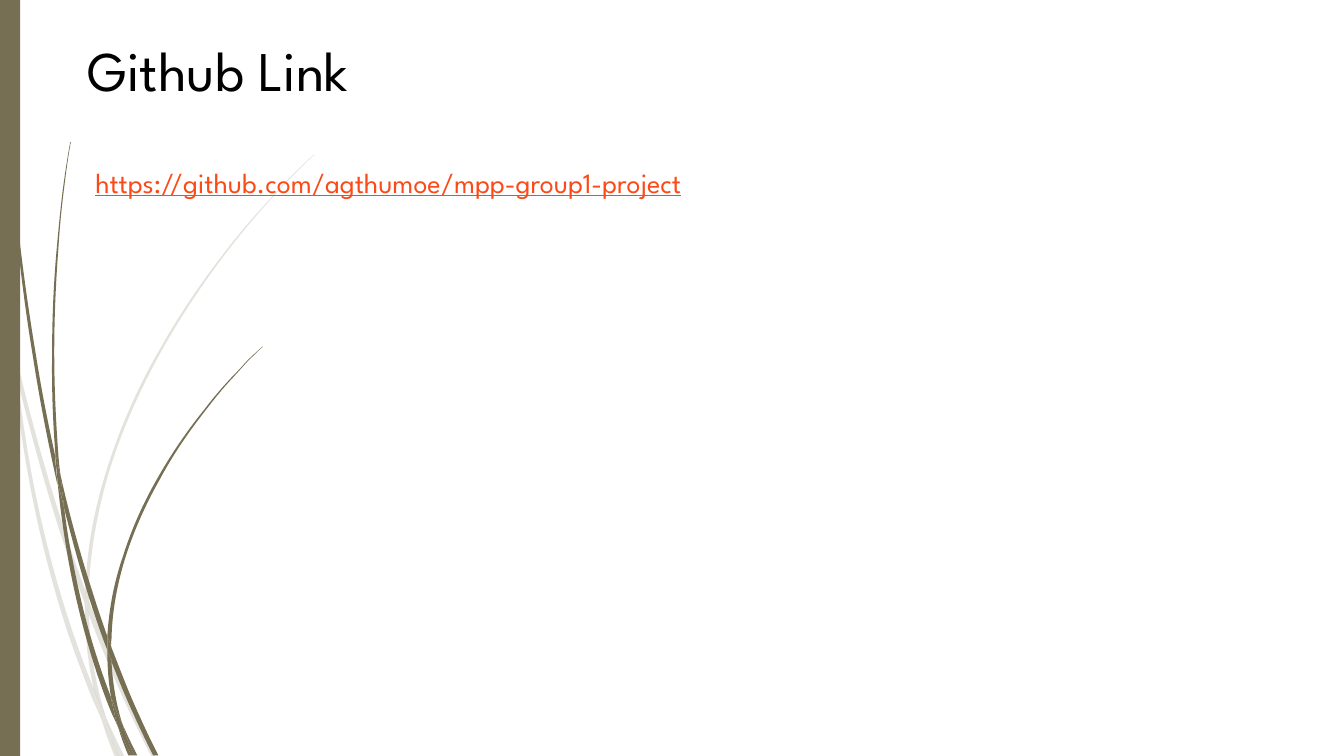
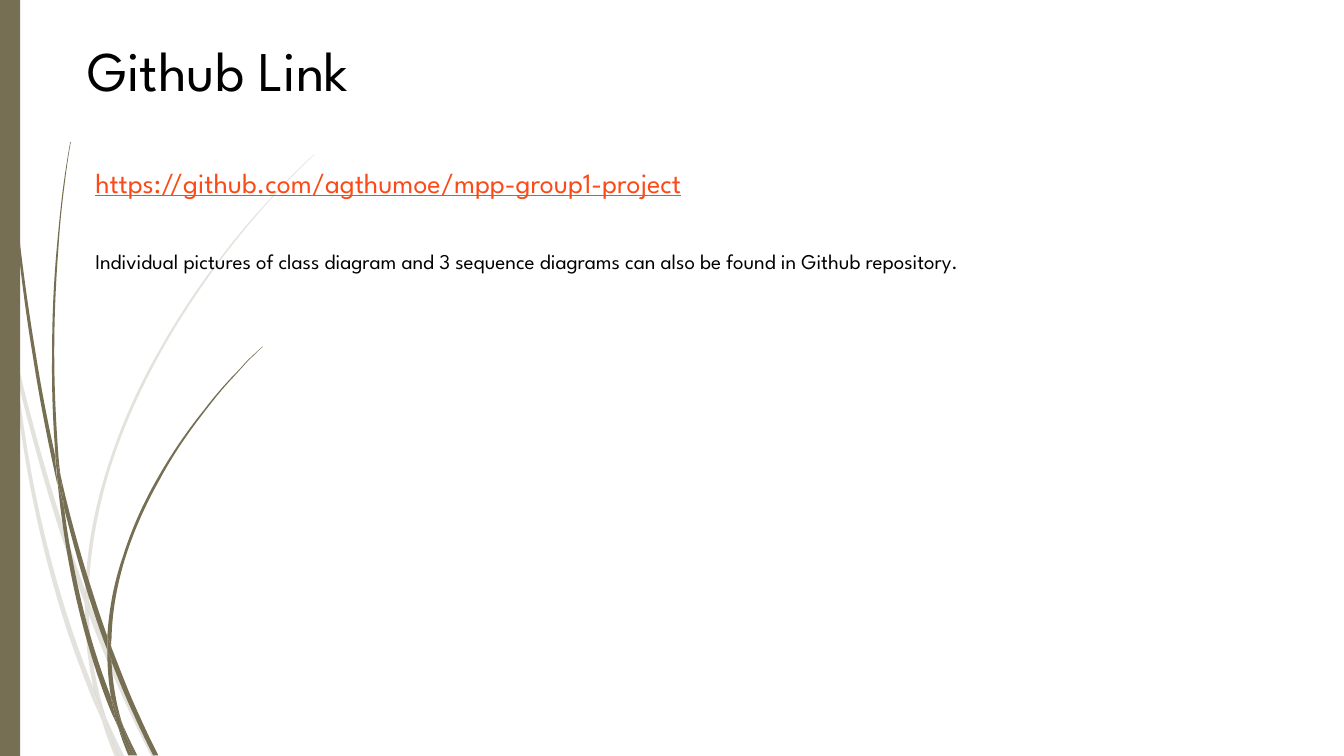
Before and after one commit to agthumoe/mpp-group1-project, a slide deck: slide 12 of librarySystemGroup1.pptx (slide 11 before the commit). Drawn at 1344x756 pixels with LibreOffice and Linux fonts; fonts in the diff are those of the drawing. Boxes give left, top, right and bottom in pixels: in the first picture for what was removed or moved away, otherwise in the second. Text is boxed around its words. In the diff, an @@ line names an element or a change of style, - is before the commit and + after.

```diff
--- a/librarySystemGroup1.pptx
+++ b/librarySystemGroup1.pptx
@@ text added at box(95, 254, 958, 274), 18 pt, text #000000 @@
+Individual pictures of class diagram and 3 sequence diagrams can also be found in Github repository.
```
Also in this commit, not shown: 5 other slides changed, 2 slides added, 1 slide removed, 1 other file.
